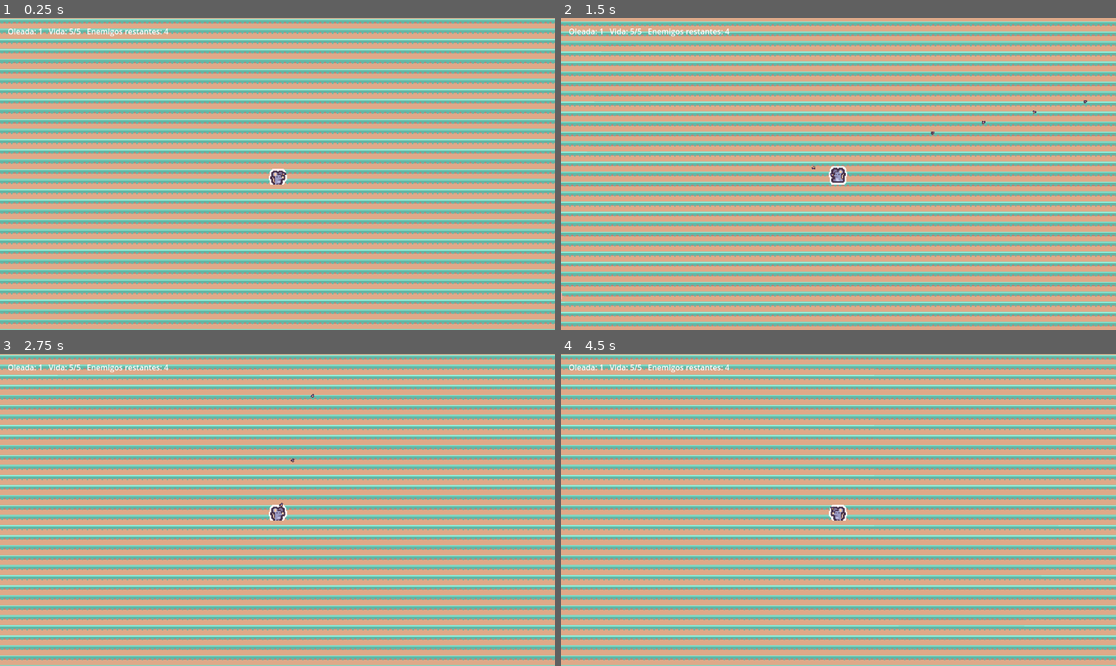
Above: before the commit, frames 1-4 (two rows, left to right).
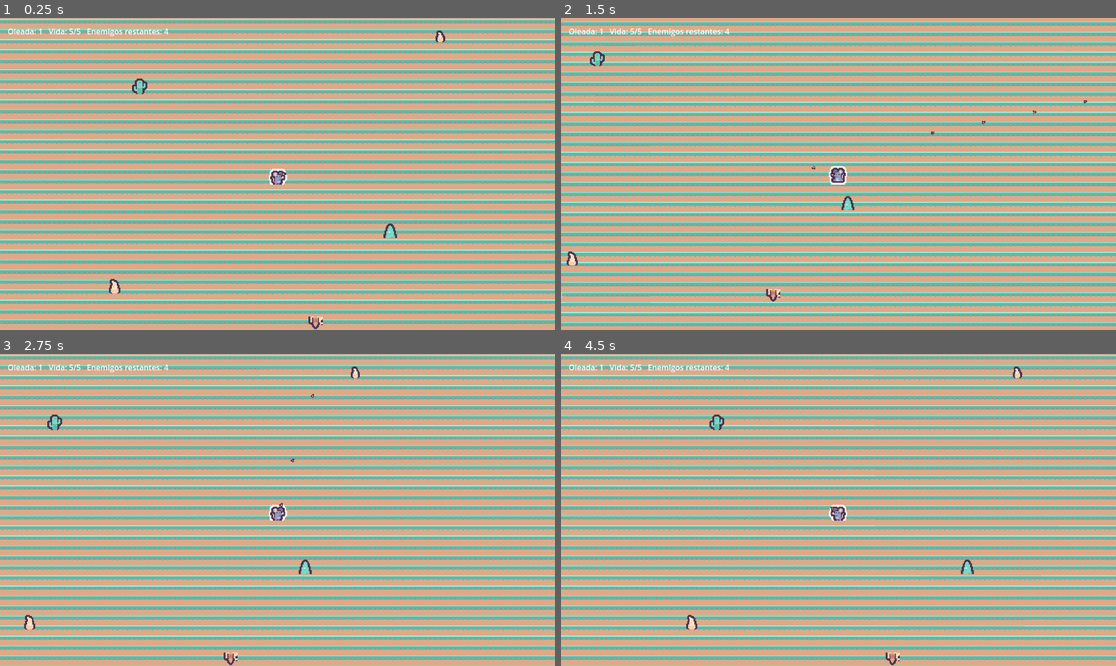
Above: after the commit, the same moments.

Repository: ksanch3x/Justiciero
Game: Godot game, scene res://scenes/Main.tscn
Two runs of this game, one before a commit and one after it. Both use one fixed random seed, a clock stepped at 60 frames per second and the inputs below.
Inputs (mouse positions are in pixels of both pictures, inside the frame that each line leads up to):
- Up to frame 1 (0.25 s): no input
- Up to frame 2 (1.5 s): tap Enter at 0.5 s; move the mouse to (960, 158) at 0.52 s; press the mouse at (960, 158) at 0.53 s; hold D (move_right) 0.53-1.28 s; move the mouse to (727, 189) at 1.27 s; release the mouse at (727, 189) at 1.28 s; hold S (move_down) from 1.28 s (still down); click (727, 189) at 1.35 s
- Up to frame 3 (2.75 s): move the mouse to (333, 441) at 2.02 s; release S (move_down) at 2.03 s; press the mouse at (333, 441) at 2.03 s; hold D (move_right) from 2.03 s (still down); tap R at 2.1 s
- Up to frame 4 (4.5 s): move the mouse to (810, 572) at 2.77 s; release D (move_right) at 2.78 s; release the mouse at (810, 572) at 2.78 s; hold W (move_up) 2.78-3.53 s; click (810, 572) at 2.85 s; move the mouse to (1005, 556) at 3.52 s; press the mouse at (1005, 556) at 3.53 s; hold A (move_left) from 3.53 s (still down); move the mouse to (672, 463) at 4.27 s; release the mouse at (672, 463) at 4.28 s; tap R at 4.35 s

The runs differ from the first frame. In frame 1, 0.4% of the frame differs, in the area x 19-81%, y 4-100%; in frame 2, 0.3%; in frame 3, 0.4%; in frame 4, 0.4%.

Commit message:
Add solid desert props (cacti, bones, rock formation) as physical obstacles in the arena

Diff:
--- a/prototypes/combat-topdown/scenes/Enemy.tscn
+++ b/prototypes/combat-topdown/scenes/Enemy.tscn
@@ -27,7 +27,7 @@
 
 [node name="Enemy" type="CharacterBody2D"]
 collision_layer = 2
-collision_mask = 0
+collision_mask = 8
 script = ExtResource("1")
 
 [node name="Visual" type="AnimatedSprite2D" parent="."]
--- a/prototypes/combat-topdown/scenes/Main.tscn
+++ b/prototypes/combat-topdown/scenes/Main.tscn
@@ -1,10 +1,18 @@
-[gd_scene load_steps=6 format=3]
+[gd_scene load_steps=12 format=3]
 
 [ext_resource type="Script" path="res://scripts/Main.gd" id="1"]
 [ext_resource type="PackedScene" path="res://scenes/Player.tscn" id="2"]
 [ext_resource type="PackedScene" path="res://scenes/Enemy.tscn" id="3"]
 [ext_resource type="Script" path="res://scripts/UpgradeUI.gd" id="4"]
 [ext_resource type="Texture2D" path="res://assets/desert-shooter-pack/Tiles/tile_0042.png" id="5"]
+[ext_resource type="Texture2D" path="res://assets/desert-shooter-pack/Tiles/tile_0062.png" id="6"]
+[ext_resource type="Texture2D" path="res://assets/desert-shooter-pack/Tiles/tile_0063.png" id="7"]
+[ext_resource type="Texture2D" path="res://assets/desert-shooter-pack/Tiles/tile_0082.png" id="8"]
+[ext_resource type="Texture2D" path="res://assets/desert-shooter-pack/Tiles/tile_0083.png" id="9"]
+[ext_resource type="Texture2D" path="res://assets/desert-shooter-pack/Tiles/tile_0084.png" id="10"]
+
+[sub_resource type="CircleShape2D" id="CircleShape2D_prop"]
+radius = 7.0
 
 [node name="Main" type="Node2D"]
 script = ExtResource("1")
@@ -37,6 +45,68 @@
 
 [node name="SpawnPoint5" type="Node2D" parent="SpawnPoints"]
 position = Vector2(0, -400)
+
+[node name="Props" type="Node2D" parent="."]
+
+[node name="Cactus1" type="StaticBody2D" parent="Props"]
+position = Vector2(180, 90)
+collision_layer = 8
+
+[node name="Sprite2D" type="Sprite2D" parent="Props/Cactus1"]
+scale = Vector2(1.5, 1.5)
+texture = ExtResource("6")
+texture_filter = 1
+
+[node name="CollisionShape2D" type="CollisionShape2D" parent="Props/Cactus1"]
+shape = SubResource("CircleShape2D_prop")
+
+[node name="Cactus2" type="StaticBody2D" parent="Props"]
+position = Vector2(-220, -140)
+collision_layer = 8
+
+[node name="Sprite2D" type="Sprite2D" parent="Props/Cactus2"]
+scale = Vector2(1.5, 1.5)
+texture = ExtResource("7")
+texture_filter = 1
+
+[node name="CollisionShape2D" type="CollisionShape2D" parent="Props/Cactus2"]
+shape = SubResource("CircleShape2D_prop")
+
+[node name="Bones1" type="StaticBody2D" parent="Props"]
+position = Vector2(260, -220)
+collision_layer = 8
+
+[node name="Sprite2D" type="Sprite2D" parent="Props/Bones1"]
+scale = Vector2(1.5, 1.5)
+texture = ExtResource("8")
+texture_filter = 1
+
+[node name="CollisionShape2D" type="CollisionShape2D" parent="Props/Bones1"]
+shape = SubResource("CircleShape2D_prop")
+
+[node name="Bones2" type="StaticBody2D" parent="Props"]
+position = Vector2(-260, 180)
+collision_layer = 8
+
+[node name="Sprite2D" type="Sprite2D" parent="Props/Bones2"]
+scale = Vector2(1.5, 1.5)
+texture = ExtResource("9")
+texture_filter = 1
+
+[node name="CollisionShape2D" type="CollisionShape2D" parent="Props/Bones2"]
+shape = SubResource("CircleShape2D_prop")
+
+[node name="RockFormation" type="StaticBody2D" parent="Props"]
+position = Vector2(60, 240)
+collision_layer = 8
+
+[node name="Sprite2D" type="Sprite2D" parent="Props/RockFormation"]
+scale = Vector2(1.5, 1.5)
+texture = ExtResource("10")
+texture_filter = 1
+
+[node name="CollisionShape2D" type="CollisionShape2D" parent="Props/RockFormation"]
+shape = SubResource("CircleShape2D_prop")
 
 [node name="HUD" type="CanvasLayer" parent="."]
 
--- a/prototypes/combat-topdown/scenes/Player.tscn
+++ b/prototypes/combat-topdown/scenes/Player.tscn
@@ -28,7 +28,7 @@
 
 [node name="Player" type="CharacterBody2D"]
 collision_layer = 1
-collision_mask = 0
+collision_mask = 8
 script = ExtResource("1")
 
 [node name="Visual" type="AnimatedSprite2D" parent="."]
